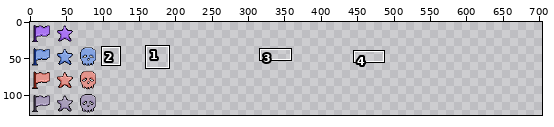
One commit to this sprite sheet: blobs-in-a-box/assets/tilemap/Objects.png. Above, an overview of the earlier version with the close-up marked.
Close-up. First the earlier version:
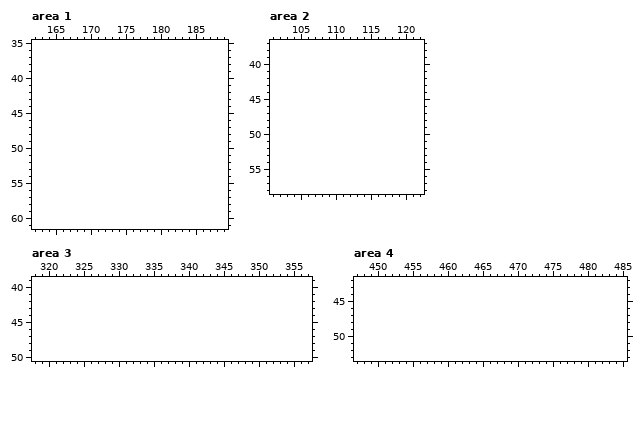
The file is 96x128 pixels. Shown: area 1: x 162..189, y 35..61; area 2: x 101..122, y 37..58; area 3: x 318..357, y 39..50; area 4: x 447..485, y 42..53. The old version is drawn lined up with the new one, on the new canvas. The commit also changed other parts of the picture, which this record leaves out.
Now the later version:
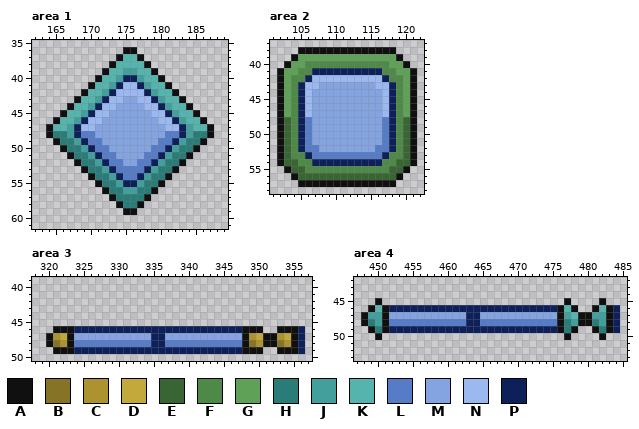
Palette (. is transparent): A #111011  B #877325  C #ac932f  D #c3a83c  E #386533  F #4e8947  G #5ea157  H #297c78  J #429f9b  K #56b4af  L #567bc7  M #84a3e1  N #9bb8f0  P #0d205a
The exact change:
canvas 96x128 -> 704x128
Area 1:
y 36: x 175..176 .. -> AA
y 37: x 174..177 .... -> AKKA
y 38: x 173..178 ...... -> AKKKKA
y 39: x 172..179 ........ -> AKKJJKKA
y 40: x 171..180 .......... -> AKKJPPJKKA
y 41: x 170..181 ............ -> AKKJPNNPJKKA
y 42: x 169..182 .............. -> AKKJPNNNNPJKKA
y 43: x 168..183 ................ -> AKKJPNNMMNNPJKKA
y 44: x 167..184 .................. -> AKKJPNNMMMMNNPJKKA
y 45: x 166..185 .................... -> AKKJPNNMMMMMMNNPJKKA
y 46: x 165..186 ...................... -> AKKJPNNMMMMMMMMNNPJKKA
y 47: x 164..187 ........................ -> AKKJPNNMMMMMMMMMMNNPJKKA
y 48: x 164..187 ........................ -> AHHJPLLMMMMMMMMMMLLPJHHA
y 49: x 165..186 ...................... -> AHHJPLLMMMMMMMMLLPJHHA
y 50: x 166..185 .................... -> AHHJPLLMMMMMMLLPJHHA
y 51: x 167..184 .................. -> AHHJPLLMMMMLLPJHHA
y 52: x 168..183 ................ -> AHHJPLLMMLLPJHHA
y 53: x 169..182 .............. -> AHHJPLLLLPJHHA
y 54: x 170..181 ............ -> AHHJPLLPJHHA
y 55: x 171..180 .......... -> AHHJPPJHHA
y 56: x 172..179 ........ -> AHHJJHHA
y 57: x 173..178 ...... -> AHHHHA
y 58: x 174..177 .... -> AHHA
y 59: x 175..176 .. -> AA
Area 2:
y 38: x 105..118 .............. -> AAAAAAAAAAAAAA
y 39: x 104..119 ................ -> AGGGGGGGGGGGGGGA
y 40: x 103..120 .................. -> AGGFFFFFFFFFFFFGGA
y 41: x 102..121 .................... -> AGGFFPPPPPPPPPPFFGGA
y 42: x 102..121 .................... -> AGFFPNNNNNNNNNNPFFGA
y 43: x 102..121 .................... -> AGFPNNMMMMMMMMNNPFGA
y 44..47: x 102..121 .................... -> AGFPNMMMMMMMMMMNPFGA
y 48..51: x 102..121 .................... -> AEFPLMMMMMMMMMMLPFEA
y 52: x 102..121 .................... -> AEFPLLMMMMMMMMLLPFEA
y 53: x 102..121 .................... -> AEFFPLLLLLLLLLLPFFEA
y 54: x 102..121 .................... -> AEEFFPPPPPPPPPPFFEEA
y 55: x 103..120 .................. -> AEEFFFFFFFFFFFFEEA
y 56: x 104..119 ................ -> AEEEEEEEEEEEEEEA
y 57: x 105..118 .............. -> AAAAAAAAAAAAAA
Area 3:
y 46: x 321..350 .............................. -> AAAPPPPPPPPPPPPPPPPPPPPPPPPAAA; x 353..356 .... -> AAAP
y 47: x 320..356 ..................................... -> ACDAMMMMMMMMMMMPPMMMMMMMMMMMACDAACDAP
y 48: x 320..356 ..................................... -> ABCALLLLLLLLLLLPPLLLLLLLLLLLABCAABCAP
y 49: x 321..350 .............................. -> AAAPPPPPPPPPPPPPPPPPPPPPPPPAAA; x 353..356 .... -> AAAP
Area 4:
y 45: x 450 . -> A; x 477 . -> A; x 482 . -> A
y 46: x 449..478 .............................. -> AKAPPPPPPPPPPPPPPPPPPPPPPPPAKA; x 481..484 .... -> AKAP
y 47: x 448..484 ..................................... -> AJJAMMMMMMMMMMMPPMMMMMMMMMMMAJKAAJJAP
y 48: x 448..484 ..................................... -> AHJALLLLLLLLLLLPPLLLLLLLLLLLAHJAAHJAP
y 49: x 449..478 .............................. -> AHAPPPPPPPPPPPPPPPPPPPPPPPPAHA; x 481..484 .... -> AHAP
y 50: x 450 . -> A; x 477 . -> A; x 482 . -> A
